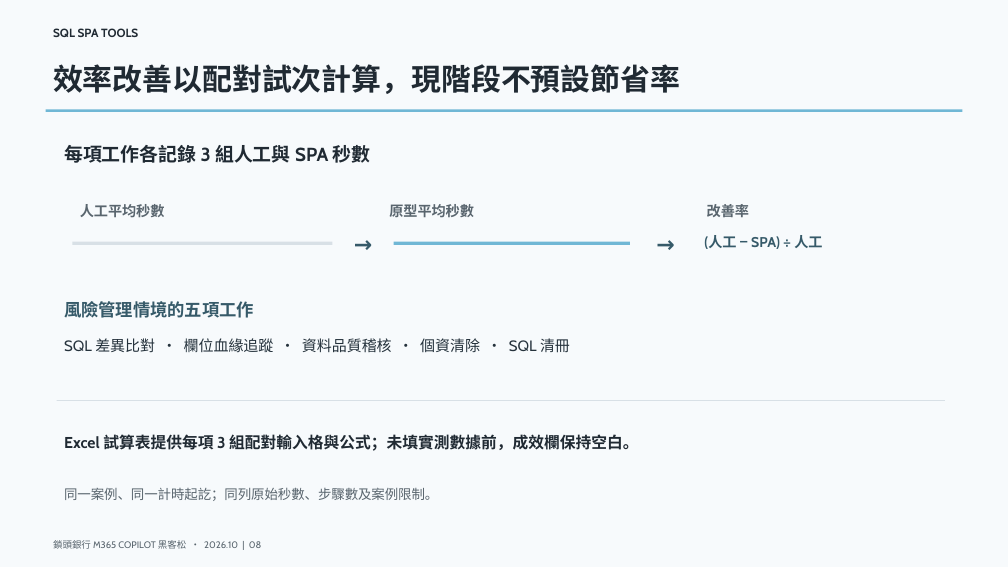
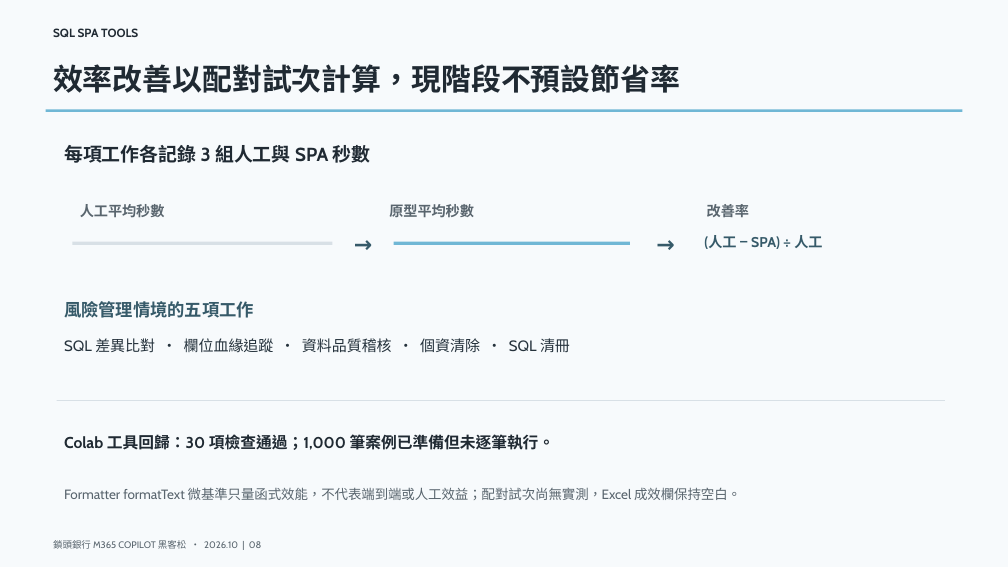
Before and after one commit to DunkLiao/copilot-sql-workbench, a slide deck: slide 8 of 參賽準備/參賽文件/SQL_SPA_Tools_競賽簡報.pptx. Drawn at 1008x567 pixels with LibreOffice and Linux fonts; fonts in the diff are those of the drawing. Boxes give left, top, right and bottom in pixels: in the first picture for what was removed or moved away, otherwise in the second. Text is boxed around its words. In the diff, an @@ line names an element or a change of style, - is before the commit and + after.

Commit message:
同步 Colab 回歸證據至黑客松提案

```diff
--- a/參賽準備/參賽文件/SQL_SPA_Tools_競賽簡報.pptx
+++ b/參賽準備/參賽文件/SQL_SPA_Tools_競賽簡報.pptx
@@ text at [64,434,555,450]: text changed @@
-Excel 試算表提供每項 3 組配對輸入格與公式；未填實測數據前，成效欄保持空白。
+Colab 工具回歸：30 項檢查通過；1,000 筆案例已準備但未逐筆執行。
@@ text at [64,487,741,500]: text changed @@
-同一案例、同一計時起訖；同列原始秒數、步驟數及案例限制。
+Formatter formatText 微基準只量函式效能，不代表端到端或人工效益；配對試次尚無實測，Excel 成效欄保持空白。
```
Also in this commit, not shown: 1 other slide changed, 7 other files.
